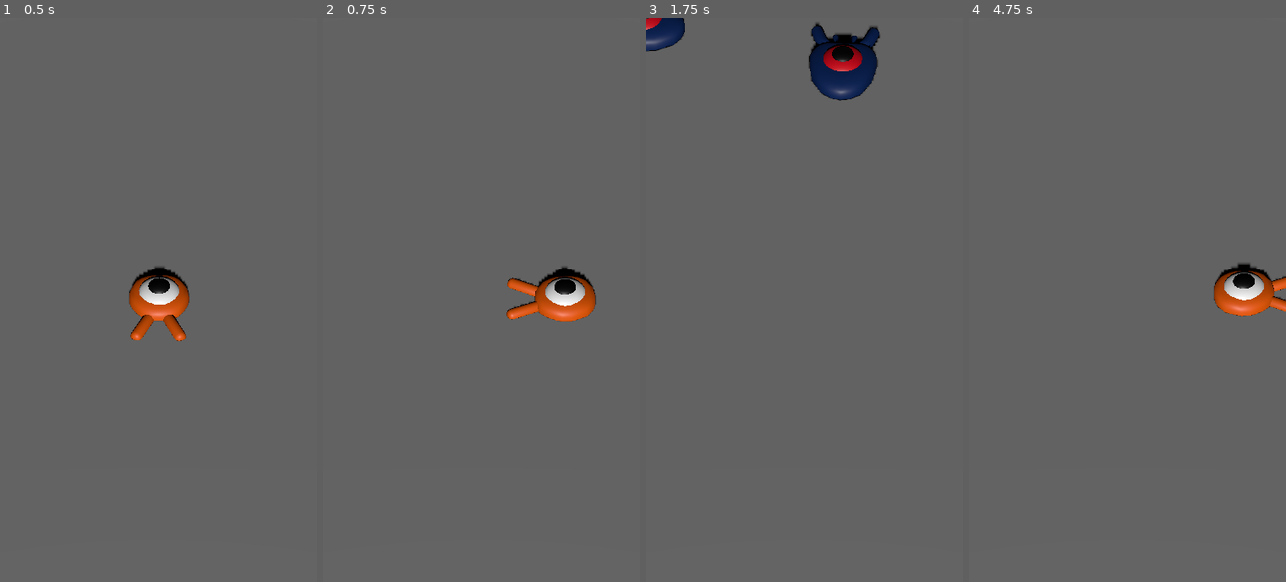
Above: before the commit, frames 1-4 (left to right).
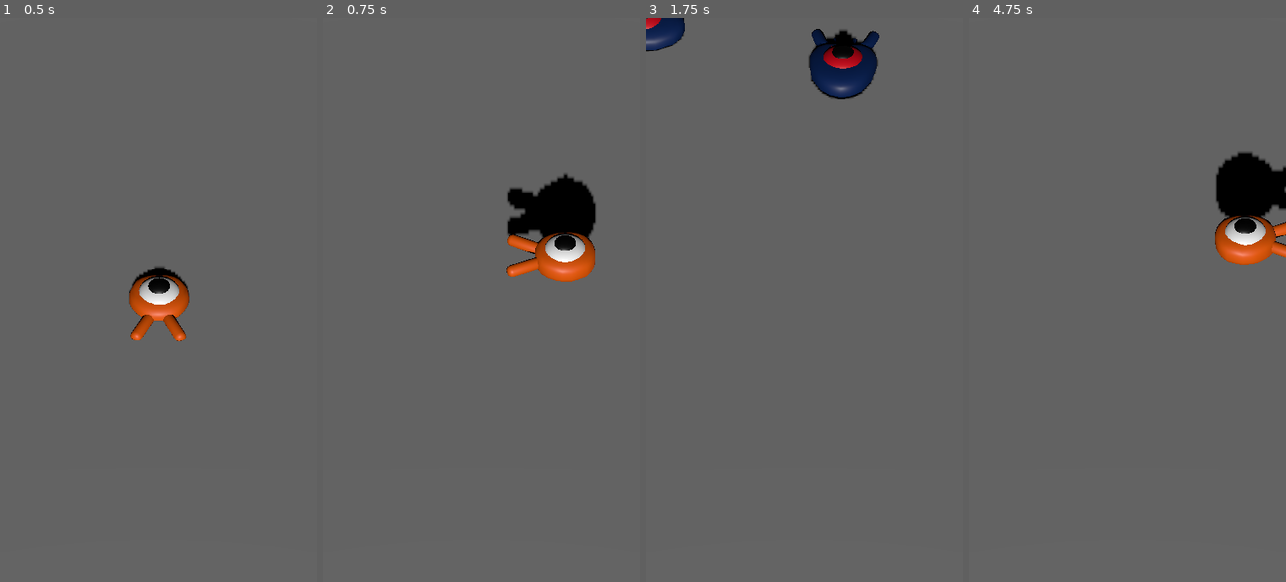
Above: after the commit, the same moments.

Repository: telamonian/squash_the_creeps
Game: Godot game, scene res://main.tscn
The game is run twice, just before and just after one commit, with the same random seed, the same clock (stepped at 60 frames per second) and the same inputs.
Inputs:
- Up to frame 1 (0.5 s): no input
- Up to frame 2 (0.75 s): tap Enter at 0.5 s; hold Right (move_right) from 0.53 s (still down); tap Space (jump) at 0.6 s
- Up to frame 3 (1.75 s): tap Space (jump) at 0.77, 1.07, 1.35, 1.52 s; release Right (move_right) at 1.28 s; hold Down (move_back) from 1.28 s (still down)
- Up to frame 4 (4.75 s): tap Space (jump) at 1.82, 2.1, 2.85, 3.02, 3.32, 3.6, 3.77, 4.07, 4.35, 4.52 s; release Down (move_back) at 2.03 s; hold Right (move_right) 2.03-2.78 s; hold Up (move_forward) 2.78-3.53 s; hold Left (move_left) from 3.53 s (still down)

Frame 1 is identical in both runs. In frame 2, 5.7% of the frame differs, in the area x 57-87%, y 27-54%; in frame 3, 0.5%; in frame 4, 5.2%.

Commit message:
character jump implemented

Diff:
--- a/main.tscn
+++ b/main.tscn
@@ -29,6 +29,8 @@
 
 [node name="Ground" type="StaticBody3D" parent="."]
 transform = Transform3D(1, 0, 0, 0, 1, 0, 0, 0, 1, 0, -1, 0)
+collision_layer = 4
+collision_mask = 0
 
 [node name="CollisionShape3D" type="CollisionShape3D" parent="Ground"]
 shape = SubResource("BoxShape3D_fdw0n")
--- a/mob.gd
+++ b/mob.gd
@@ -25,9 +25,9 @@
 	queue_free()
 
 func _physics_process(delta):
-	# vertical velocity
-	if not is_on_floor():
-		# if in the air, increase downward velocity according to gravity. Also allow for perfect XZ air control
-		velocity.y = velocity.y - (little_g * delta)
+	## vertical velocity
+	#if not is_on_floor():
+		## if in the air, increase downward velocity according to gravity. Also allow for perfect XZ air control
+		#velocity.y = velocity.y - (little_g * delta)
 
 	move_and_slide()
--- a/mob.tscn
+++ b/mob.tscn
@@ -7,6 +7,8 @@
 size = Vector3(1.65308, 1, 1.83521)
 
 [node name="Mob" type="CharacterBody3D"]
+collision_layer = 2
+collision_mask = 0
 script = ExtResource("1_j7ic7")
 
 [node name="Pivot" type="Node3D" parent="."]
--- a/player.gd
+++ b/player.gd
@@ -4,6 +4,8 @@
 @export var speed = 14
 # the downward acceleration when in the air, meters/second^2
 @export var little_g = 75
+# the velocity applied to the character upon jumping in the +y direction, m/s
+@export var vel_jump = 20
 
 var vel_target = Vector3.ZERO
 
@@ -33,7 +35,10 @@
 	vel_target.z = dir.z * speed
 
 	# vertical velocity
-	if not is_on_floor():
+	if is_on_floor():
+		if Input.is_action_just_pressed("jump"):
+			vel_target.y = vel_jump
+	else:
 		# if in the air, increase downward velocity according to gravity. Also allow for perfect XZ air control
 		vel_target.y = vel_target.y - (little_g * delta)
 
--- a/player.tscn
+++ b/player.tscn
@@ -7,6 +7,7 @@
 radius = 0.8
 
 [node name="Player" type="CharacterBody3D"]
+collision_mask = 6
 script = ExtResource("1_ketn1")
 
 [node name="Pivot" type="Node3D" parent="."]
